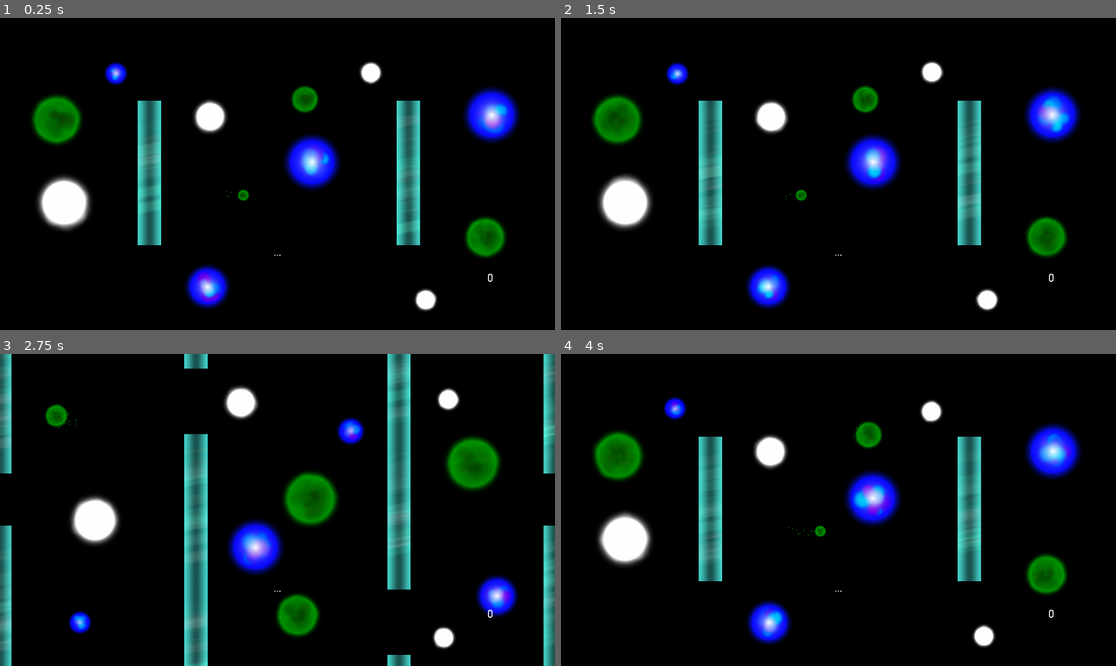
Above: before the commit, frames 1-4 (two rows, left to right).
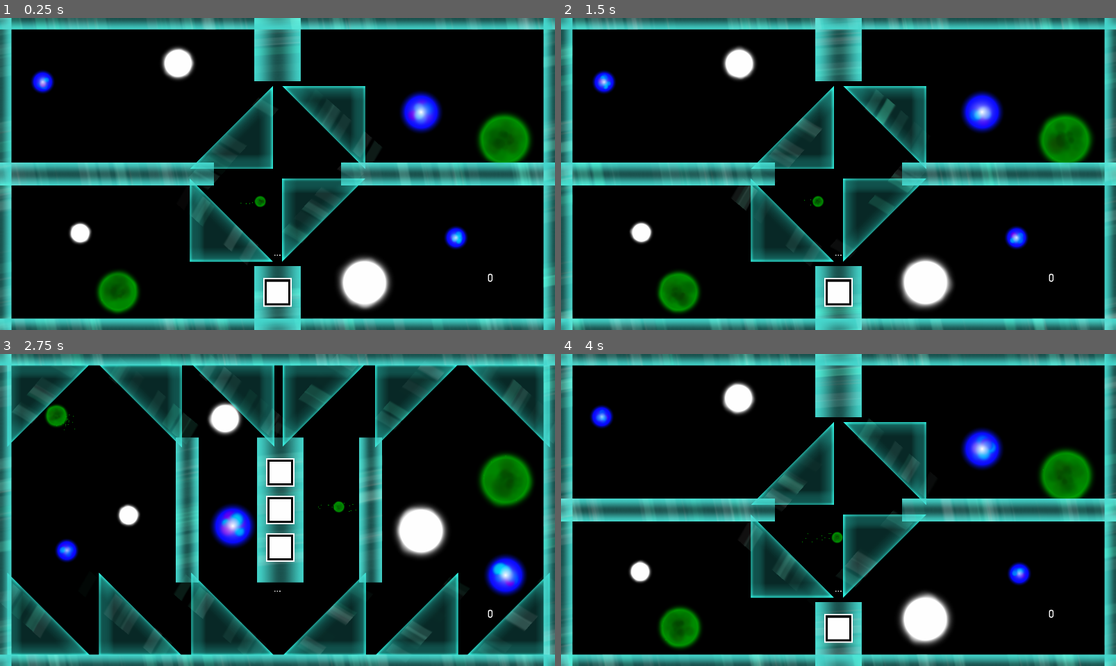
Above: after the commit, the same moments.

Repository: Dark-Gran/Spirit-Circles
Game: Godot game, scene res://src/Main.tscn
Same seed, same stepped clock (60 frames per second), same inputs: the game is played once before the commit and once after it.
Inputs (mouse positions are in pixels of both pictures, inside the frame that each line leads up to):
- Up to frame 1 (0.25 s): no input
- Up to frame 2 (1.5 s): move the mouse to (960, 158) at 0.52 s; hold Right (ui_right) 0.53-1.28 s; tap Space (ui_accept) at 0.77 s; move the mouse to (727, 189) at 1.27 s; hold Left (ui_left) from 1.28 s (still down)
- Up to frame 3 (2.75 s): tap Space (ui_accept) at 1.52 s; move the mouse to (333, 441) at 2.02 s; release Left (ui_left) at 2.03 s; hold Right (ui_right) from 2.03 s (still down)
- Up to frame 4 (4 s): move the mouse to (810, 572) at 2.77 s; tap Space (ui_accept) at 3.02, 3.77 s; move the mouse to (1005, 556) at 3.52 s; release Right (ui_right) at 3.53 s; hold Left (ui_left) from 3.53 s (still down)

The runs differ from the first frame. In frame 1, 43% of the frame differs, in the area x 0-100%, y 0-100%; in frame 2, 43%; in frame 3, 52%; in frame 4, 43%.

Commit message:
glass triangle draft

Diff:
--- a/src/world/World.gd
+++ b/src/world/World.gd
@@ -27,7 +27,7 @@
 		level_times.append(0)
 	$DebugGUI/FPS.visible = false
 	enable_continue(false)
-	level_id = 7
+	level_id = 11
 	move_to_level(level_id)
 
 func reload_level():
--- a/src/world/obstacles/RotatableTriangle.tscn
+++ b/src/world/obstacles/RotatableTriangle.tscn
@@ -1,28 +1,110 @@
-[gd_scene load_steps=4 format=2]
+[gd_scene load_steps=13 format=2]
 
 [ext_resource path="res://src/world/obstacles/Rotatable.gd" type="Script" id=1]
-
-[sub_resource type="PrismMesh" id=1]
-left_to_right = 0.0
-size = Vector3( 20, 20, 2 )
+[ext_resource path="res://assets/triangle.png" type="Texture" id=2]
+[ext_resource path="res://assets/shine.png" type="Texture" id=3]
+[ext_resource path="res://assets/shine2.png" type="Texture" id=4]
 
 [sub_resource type="ConvexPolygonShape2D" id=2]
 points = PoolVector2Array( -10, 10, -10, -10, 10, -10 )
 
+[sub_resource type="Gradient" id=8]
+offsets = PoolRealArray( 0, 0.457364, 1 )
+colors = PoolColorArray( 1, 1, 1, 0, 1, 1, 1, 0.109804, 1, 1, 1, 0 )
+
+[sub_resource type="GradientTexture" id=9]
+gradient = SubResource( 8 )
+
+[sub_resource type="ParticlesMaterial" id=10]
+emission_shape = 2
+emission_box_extents = Vector3( 1, 150, 1 )
+flag_disable_z = true
+direction = Vector3( 0, 1, 0 )
+spread = 0.0
+gravity = Vector3( 0, 0, 0 )
+initial_velocity = 100.0
+initial_velocity_random = 0.59
+orbit_velocity = 0.0
+orbit_velocity_random = 0.0
+scale = 0.23
+color_ramp = SubResource( 9 )
+hue_variation = 0.1
+hue_variation_random = 0.56
+
+[sub_resource type="Gradient" id=11]
+offsets = PoolRealArray( 0, 0.457364, 1 )
+colors = PoolColorArray( 1, 1, 1, 0, 1, 1, 1, 0.109804, 1, 1, 1, 0 )
+
+[sub_resource type="GradientTexture" id=7]
+gradient = SubResource( 11 )
+
+[sub_resource type="ParticlesMaterial" id=12]
+emission_shape = 2
+emission_box_extents = Vector3( 1, 160, 1 )
+flag_disable_z = true
+direction = Vector3( -3.08, -1, 0 )
+spread = 0.0
+gravity = Vector3( 0, 0, 0 )
+initial_velocity = 30.0
+initial_velocity_random = 0.51
+orbit_velocity = 0.0
+orbit_velocity_random = 0.0
+scale = 0.23
+color_ramp = SubResource( 7 )
+hue_variation = -0.09
+hue_variation_random = 0.61
+
+[sub_resource type="ParticlesMaterial" id=13]
+emission_shape = 2
+emission_box_extents = Vector3( 1, 160, 1 )
+flag_disable_z = true
+direction = Vector3( 0, 1, 0 )
+spread = 0.0
+gravity = Vector3( 0, 0, 0 )
+initial_velocity = 30.0
+initial_velocity_random = 0.51
+orbit_velocity = 0.0
+orbit_velocity_random = 0.0
+scale = 0.23
+color_ramp = SubResource( 7 )
+hue_variation = -0.09
+hue_variation_random = 0.61
+
 [node name="RotatableTriangle" type="KinematicBody2D"]
-scale = Vector2( 16, 16 )
 collision_layer = 5
 collision_mask = 0
 script = ExtResource( 1 )
 
-[node name="MeshInstance2D" type="MeshInstance2D" parent="."]
-mesh = SubResource( 1 )
+[node name="CollisionShape2D" type="CollisionShape2D" parent="."]
+visible = false
+scale = Vector2( 14.35, 14.35 )
+shape = SubResource( 2 )
 
-[node name="MeshInstance2D2" type="MeshInstance2D" parent="."]
-modulate = Color( 0, 0, 0, 1 )
-position = Vector2( -0.238, -0.238 )
-scale = Vector2( 0.94, 0.94 )
-mesh = SubResource( 1 )
+[node name="Sprite" type="Sprite" parent="."]
+position = Vector2( -485.906, -225.775 )
+texture = ExtResource( 2 )
+offset = Vector2( 485.906, 225.775 )
 
-[node name="CollisionShape2D" type="CollisionShape2D" parent="."]
-shape = SubResource( 2 )
+[node name="Particles2D" type="Particles2D" parent="Sprite"]
+visible = false
+position = Vector2( 187.288, 104.773 )
+lifetime = 2.0
+preprocess = 6.0
+process_material = SubResource( 10 )
+texture = ExtResource( 4 )
+
+[node name="Particles2D2" type="Particles2D" parent="Sprite"]
+visible = false
+position = Vector2( 187.288, 288.773 )
+lifetime = 5.0
+preprocess = 6.0
+process_material = SubResource( 12 )
+texture = ExtResource( 3 )
+
+[node name="Particles2D3" type="Particles2D" parent="Sprite"]
+position = Vector2( 504.508, 139.984 )
+rotation = 0.71733
+lifetime = 5.0
+preprocess = 6.0
+process_material = SubResource( 13 )
+texture = ExtResource( 3 )
Binary file added: assets/triangle.png
Not shown: 4 places in src/world/obstacles/Wall_0.tscn that only renumber resources
